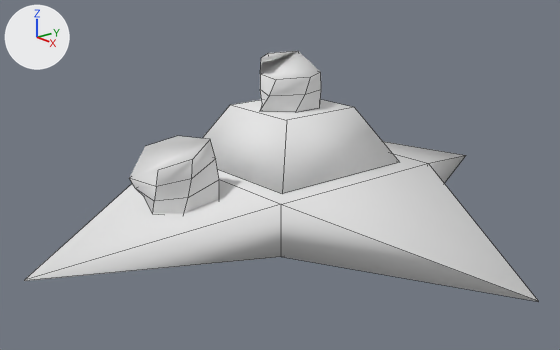
What one commit did to the Blender file Assets/Models/src/tower-colon4.blend.
The view is the same before and after, from a 50 mm lens placed at (17.97, -15.8, 8.35), pointed at (0.13, -0.93, 1.06). Lighting does not change. The marker at upper left points along +X, +Y and +Z. Mesh edges are drawn as thin lines.

Names of what the first picture shows: 'tower-colon'.
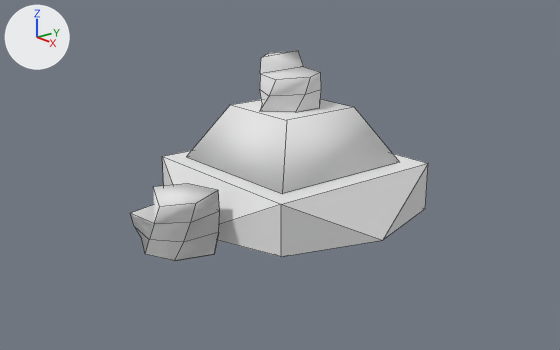
The newer file is also rescaled (x0.702) as a whole; pictures and numbers use the older file's frame.

Location of each change, [x1, y1, x2, y2] in pixels of the pictures (560 x 350 px; the box of a moved part takes in the faces that stretch with it):
'tower-colon', reshaped (42% narrower, 16% shorter)
    before: [24, 51, 538, 302]
    after: [130, 51, 428, 261]
part 1 of me_cube_002, added
    after: [130, 184, 220, 261]
part 2 of me_cube_002, moved or reshaped
    before: [24, 51, 538, 302]
    after: [135, 51, 428, 257]

The edits, one by one:
me_cube_002 is used by ob_tower_colon; location (0.0, 0.0, 0.0).
me_cube_002 had 68 vertices, 59 faces and spanned x -8.8..9.0, y -9.3..8.6, z -0.1..4.7.
me_cube_002 now has 87 vertices, 80 faces and spans x -3.8..4.0, y -6.2..3.6, z -0.1..4.7.
me_cube_002 part 1: a new loose piece of 23 vertices spanning x -0.3..1.9, y -6.2..-4.1, z 0.0..1.5, in mat_tower_colonmarmol (its picture is missing).
Part 2, on me_cube_002:
8 vertices are removed from x -8.8..9.0, y -9.3..8.6, z -0.1..0.0.
35 faces are deleted.
23 vertices move from x -0.9..1.3, y -5.9..-3.7, z 0.9..2.9 to x -0.3..1.9, y -6.2..-4.1, z 0.0..1.5.
4 vertices are added at (4.0, -0.4, -0.1), (0.1, -4.3, -0.1), (-3.8, -0.4, -0.1), (0.1, 3.6, -0.1).
36 new faces join them.
